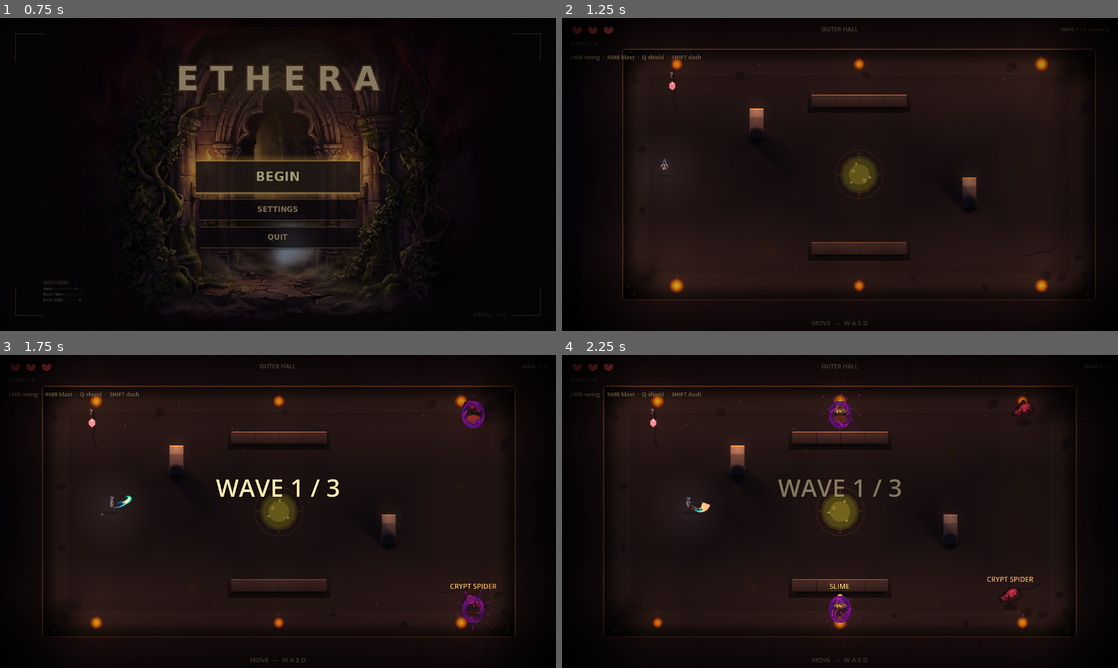
Above: before the commit, frames 1-4 (two rows, left to right).
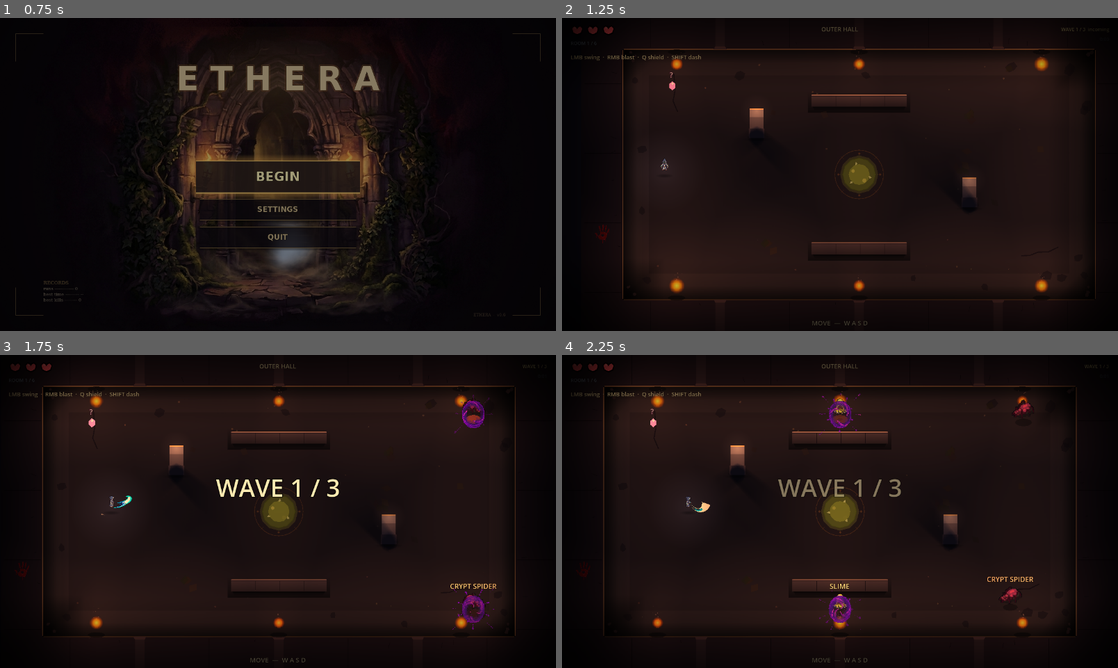
Above: after the commit, the same moments.

Repository: alitaghva1/ethera
Game: Godot game, scene res://scenes/main_menu.tscn
Same seed, same stepped clock (60 frames per second), same inputs: the game is played once before the commit and once after it.
Inputs (mouse positions are in pixels of both pictures, inside the frame that each line leads up to):
- Up to frame 1 (0.75 s): click "BEGIN" at 0.5 s
- Up to frame 2 (1.25 s): no input
- Up to frame 3 (1.75 s): tap Enter at 1.25 s; move the mouse to (400, 495) at 1.27 s; press the mouse at (400, 495) at 1.28 s; hold D (move_right) from 1.28 s (still down)
- Up to frame 4 (2.25 s): release D (move_right) at 2 s; release the mouse at (962, 495) at 2 s; drag from (728, 527) to (617, 423) at 2.02 s

Frame 1 is identical in both runs. In frame 2, 0.1% of the frame differs, in the area x 6-88%, y 9-91%; in frame 3, less than 0.1%; in frame 4, less than 0.1%.

Commit message:
feat(godot iter-186 batch 1): architectural depth — rooms as locations
Cycle 6 Batch 1. Addresses your "gameplay room still feels generic"
critique. Three additions stack to push the room from rectangle-with-
dressing toward STRUCTURED ARCHITECTURE.

1) PERIMETER COLUMNS. 3 painted column shafts per top + bottom wall
   strip at x = 320, 640, 960 — aligned WITH masonry seam positions
   so the architectural rhythm reads as column → seam → column →
   seam → column. Each column has a face (wall stone +0.04 brightness)
   and a capital trapezoid (+0.10) catching implied overhead light.
   Left/right walls skipped — horizontal column suggestions don't
   read; user's eye accepts top/bottom as the room's structural
   support without all four walls.
   12 polygon nodes per room. Reads as: "the wall has STRUCTURE
   supporting an implied vaulted ceiling."

2) TORCH SCORCH MARKS. Each torch in _room.torch_positions gets a
   small dark ellipse (20×6 px, 0.62 alpha) on the wall above (or
   below, depending on wall side). Reads as soot deposited by the
   flame over years — environmental storytelling at zero gameplay
   cost.

3) 3 NEW WALL OVERLAYS. Ported from PixelLab:
     wall_overlay_fresco.png    (faded mural fragment)
     wall_overlay_handprint.png (blood handprint — story)
     wall_overlay_ivy.png       (overgrown plant)
   Pool grows 5 → 8 textures. Combined with cycle 4's 1-4 overlay
   count range, room-to-room overlay variety becomes much richer.

What this fixes (directive priority 1 + 2):
  • Walls have structural rhythm (columns + seams + overlays)
  • Torches feel ATTACHED to walls (scorch marks anchor them)
  • Each room reads as a different "spot in the cathedral" not the
    same rectangle repainted

What still feels weak (next batch targets):
  • Slow zone hazard still reads as procedural pool — needs world-
    embedded identity (stone rim, carved runes)
  • Interior walls have masonry seams (cycle 3) but still read as
    rectangular gameplay blocks, not architectural ornament

Co-Authored-By: Claude Opus 4.7 (1M context) <noreply@anthropic.com>

Diff:
--- a/slime-depths-godot/scripts/main.gd
+++ b/slime-depths-godot/scripts/main.gd
@@ -1066,8 +1066,10 @@
 	# a single subtle central floor anchor sigil. Three small additions
 	# that together break the "perfect rectangle" feel.
 	_spawn_perimeter_masonry_seams()
+	_spawn_perimeter_columns()
 	_spawn_wall_overlays()
 	_spawn_floor_focal_anchor()
+	_spawn_torch_scorch_marks()
 
 # Solid dark stone fills along the 4 perimeter wall regions (the
 # unused frame between the playable interior and the viewport edge).
@@ -1624,6 +1626,13 @@
 	preload("res://assets/decor/wall_overlay_cobweb.png"),
 	preload("res://assets/decor/wall_overlay_crack_v.png"),
 	preload("res://assets/decor/wall_overlay_rune.png"),
+	# Iter 186 — 3 additional overlays for richer environmental story:
+	# fresco (faded mural fragment), handprint (blood handprint),
+	# ivy (overgrown plant). Pool grows 5 → 8 so room-to-room overlay
+	# variety becomes much more pronounced.
+	preload("res://assets/decor/wall_overlay_fresco.png"),
+	preload("res://assets/decor/wall_overlay_handprint.png"),
+	preload("res://assets/decor/wall_overlay_ivy.png"),
 ]
 # Candidate positions on the 4 perimeter wall strips. Top + bottom
 # strips are 96 px tall (PLAY_AREA_MIN.y = 96); left + right are 96 px
@@ -1685,6 +1694,124 @@
 			PERIMETER_MASONRY_COLOR, 1.0, 1
 		)
 		y += PERIMETER_MASONRY_SPACING
+
+# Iter 186 — perimeter architectural columns. Adds painted "support
+# column" suggestions on the top + bottom wall strips so the wall mass
+# reads as STRUCTURED MASONRY (supporting a vaulted ceiling) instead
+# of an undifferentiated dark border. 3 columns per side, placed AT
+# the masonry seam positions so the column visually anchors the seam
+# break — the seam reads as "where two stone blocks meet between the
+# columns." Color sits slightly lighter than _biome_wall_color so the
+# column face catches implied light; capital pieces 0.10 brighter
+# again for a clean light-catching highlight.
+#
+# Skips the left/right wall strips — vertical "horizontal columns"
+# don't read; the user's eye accepts top/bottom column verticality as
+# the room's structural support without needing all four walls.
+func _spawn_perimeter_columns() -> void:
+	var screen: Vector2 = SCREEN_SIZE
+	var play_min: Vector2 = PLAY_AREA_MIN
+	var play_max: Vector2 = PLAY_AREA_MAX
+	# Column face = wall stone +0.04 brightness on each RGB channel.
+	# Capital piece = wall stone +0.10 (catches more implied light).
+	var col_face: Color = Color(
+		_biome_wall_color.r + 0.04,
+		_biome_wall_color.g + 0.04,
+		_biome_wall_color.b + 0.05,
+		1.0
+	)
+	var col_cap: Color = Color(
+		_biome_wall_color.r + 0.10,
+		_biome_wall_color.g + 0.09,
+		_biome_wall_color.b + 0.10,
+		1.0
+	)
+	# 3 columns per top/bottom strip at x = 320, 640, 960 — aligned with
+	# masonry seam positions (PERIMETER_MASONRY_SPACING = 160 starting
+	# at 160 px → seams at 160/320/480/640/800/960/1120). Columns sit
+	# at every other seam so the architectural rhythm is column → seam →
+	# column → seam → column across the wall strip.
+	var column_xs: Array[float] = [320.0, 640.0, 960.0]
+	var col_w: float = 22.0
+	var cap_extend: float = 4.0
+	var cap_h: float = 7.0
+	for cx in column_xs:
+		# TOP strip column (0 to play_min.y = 96).
+		var top_col: Polygon2D = Polygon2D.new()
+		top_col.polygon = PackedVector2Array([
+			Vector2(cx - col_w * 0.5, 0),
+			Vector2(cx + col_w * 0.5, 0),
+			Vector2(cx + col_w * 0.5, play_min.y - cap_h),
+			Vector2(cx - col_w * 0.5, play_min.y - cap_h),
+		])
+		top_col.color = col_face
+		top_col.z_index = 1
+		add_child(top_col)
+		# TOP capital — wider trapezoid catching implied overhead light.
+		var top_capital: Polygon2D = Polygon2D.new()
+		top_capital.polygon = PackedVector2Array([
+			Vector2(cx - col_w * 0.5, play_min.y - cap_h),
+			Vector2(cx + col_w * 0.5, play_min.y - cap_h),
+			Vector2(cx + col_w * 0.5 + cap_extend, play_min.y),
+			Vector2(cx - col_w * 0.5 - cap_extend, play_min.y),
+		])
+		top_capital.color = col_cap
+		top_capital.z_index = 1
+		add_child(top_capital)
+		# BOTTOM strip column (play_max.y to screen.y = 720).
+		var bot_col: Polygon2D = Polygon2D.new()
+		bot_col.polygon = PackedVector2Array([
+			Vector2(cx - col_w * 0.5, play_max.y + cap_h),
+			Vector2(cx + col_w * 0.5, play_max.y + cap_h),
+			Vector2(cx + col_w * 0.5, screen.y),
+			Vector2(cx - col_w * 0.5, screen.y),
+		])
+		bot_col.color = col_face
+		bot_col.z_index = 1
+		add_child(bot_col)
+		# BOTTOM capital (mirrored — wider at the play-area side).
+		var bot_capital: Polygon2D = Polygon2D.new()
+		bot_capital.polygon = PackedVector2Array([
+			Vector2(cx - col_w * 0.5 - cap_extend, play_max.y),
+			Vector2(cx + col_w * 0.5 + cap_extend, play_max.y),
+			Vector2(cx + col_w * 0.5, play_max.y + cap_h),
+			Vector2(cx - col_w * 0.5, play_max.y + cap_h),
+		])
+		bot_capital.color = col_cap
+		bot_capital.z_index = 1
+		add_child(bot_capital)
+
+# Iter 186 — torch scorch marks. Each torch lives on a perimeter wall
+# strip. Adding a small dark "soot" ellipse just under the torch sells
+# "this is a wall that has held a flame for years" — environmental
+# storytelling at zero gameplay cost. Drawn BELOW the perimeter wall
+# masonry (z=1 → torch sprite z above), but ABOVE the wall mass at
+# z=0 so the soot reads as deposited on the wall face.
+func _spawn_torch_scorch_marks() -> void:
+	if _room == null:
+		return
+	for tp in _room.torch_positions:
+		var scorch: Polygon2D = Polygon2D.new()
+		# Wide flat ellipse — 20x6 — small enough not to dominate but
+		# visible at the resolution we render.
+		scorch.polygon = _ellipse_polygon(20.0, 6.0, 14)
+		# Position slightly UNDER the torch's flame location. Torches
+		# are mounted on the wall, with the flame sprite hanging just
+		# inside the play area; soot accumulates above the flame head.
+		# Offset depends on which wall the torch sits on.
+		var off: Vector2 = Vector2.ZERO
+		if tp.y < 140:
+			off = Vector2(0, -28)  # top wall — soot above flame on wall above
+		elif tp.y > 600:
+			off = Vector2(0, 28)   # bottom wall — soot below flame on wall below
+		elif tp.x < 140:
+			off = Vector2(-28, 0)
+		elif tp.x > 1140:
+			off = Vector2(28, 0)
+		scorch.position = tp + off
+		scorch.color = Color(0.03, 0.03, 0.04, 0.62)
+		scorch.z_index = 1
+		add_child(scorch)
 
 # Wall overlays — 2-3 random PixelLab decals placed on the perimeter
 # wall mass per room. Sits at z = 1 so it's above the wall mass and the
Binary file added: slime-depths-godot/assets/decor/wall_overlay_fresco.png
Binary file added: slime-depths-godot/assets/decor/wall_overlay_handprint.png
Binary file added: slime-depths-godot/assets/decor/wall_overlay_ivy.png
